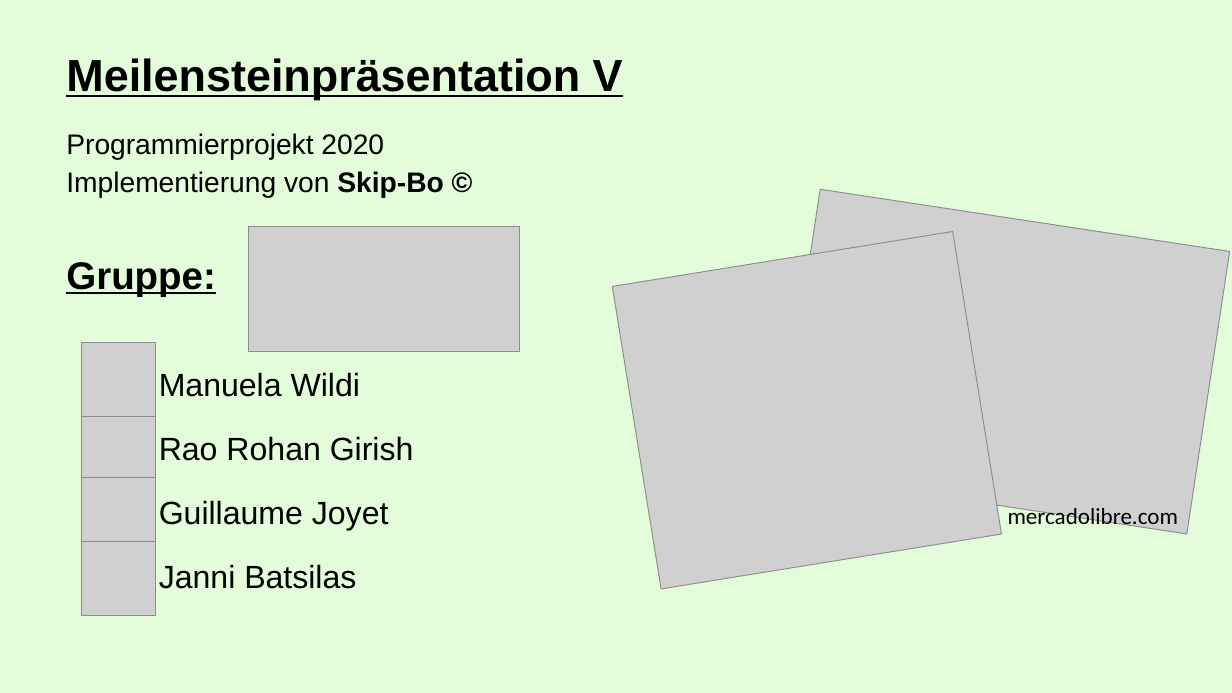
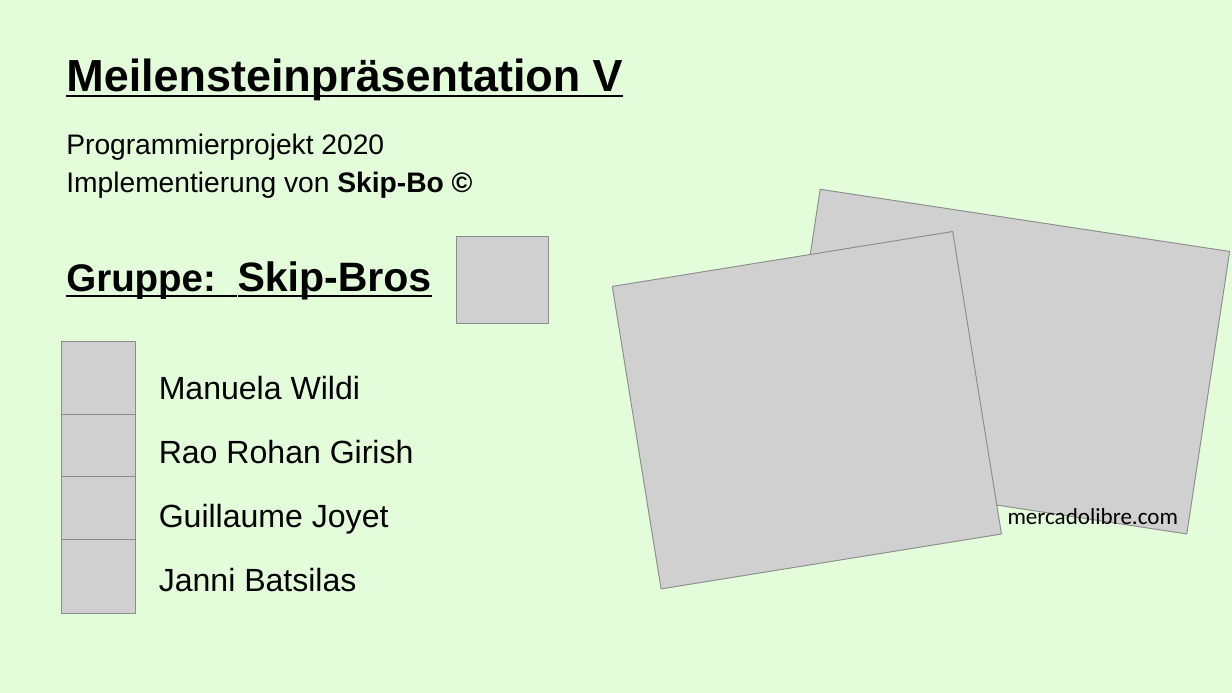
Before and after one commit to gjoyet/skipBo, a slide deck: slide 1 of 00_General/Presentation/MS 5/Presentation_Milestone_v_Master.pptx. Drawn at 1232x693 pixels with LibreOffice and Linux fonts; fonts in the diff are those of the drawing; grey boxes stand for pictures. Boxes give left, top, right and bottom in pixels: in the first picture for what was removed or moved away, otherwise in the second. Text is boxed around its words. In the diff, an @@ line names an element or a change of style, - is before the commit and + after.

```diff
--- a/00_General/Presentation/MS 5/Presentation_Milestone_v_Master.pptx
+++ b/00_General/Presentation/MS 5/Presentation_Milestone_v_Master.pptx
@@ picture removed at bbox=[249, 226, 520, 351] @@
@@ picture added at bbox=[457, 237, 549, 323] @@
@@ text at bbox=[66, 261, 432, 299]: text changed; size 30 to 32 pt @@
-Gruppe:
+Gruppe: Skip-Bros
@@ 4 pictures: place and size @@
-4 pictures at bbox=[81, 342, 155, 616]
+4 pictures at bbox=[62, 341, 136, 614]
```
Also in this commit, not shown: 2 other slides changed.
